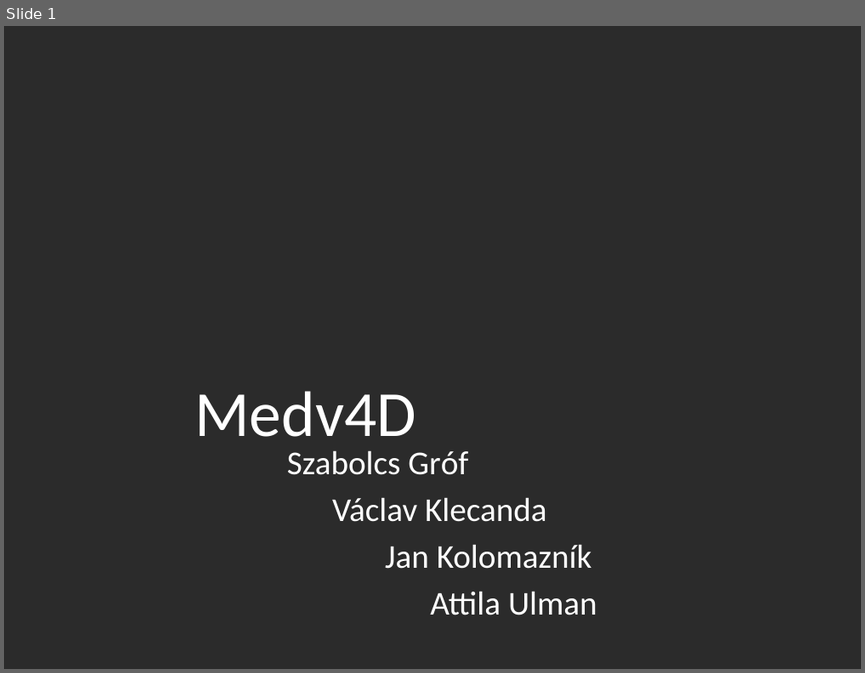
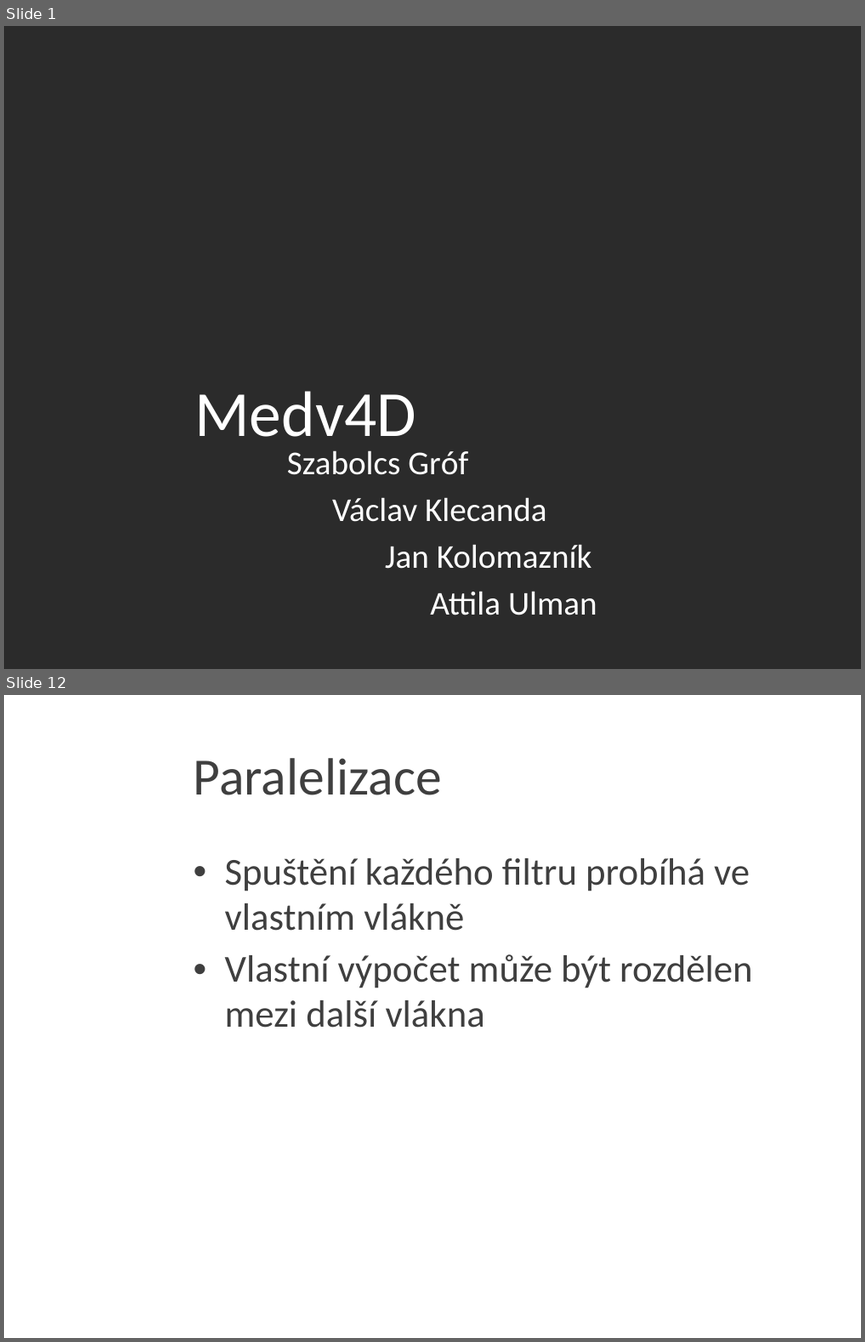
Before and after one commit to JanKolomaznik/MedV4D, a slide deck: doc/Presentation/Medv4D.pptx. Shown one above the other, each under a label of ours: slide 1 before the commit, slides 1 and 12 after it; the slides between them are not shown. The pictures are 865x673 and 865x1342 pixels, drawn with LibreOffice and Linux fonts; fonts in the diff are those of the drawing; background and template pictures are left out; a plain dark background stands for a picture behind light text. Boxes give left, top, right and bottom in pixels: in the first picture for what was removed or moved away, otherwise in the second. Text is boxed around its words. In the diff, an @@ line names an element or a change of style, - is before the commit and + after.

```diff
--- a/doc/Presentation/Medv4D.pptx
+++ b/doc/Presentation/Medv4D.pptx
@@ slide 12 added at (4,695,861,1338), background picture (left out) @@
@@ title added at (194,758,442,795), 44 pt, text #3F3F3F @@
+Paralelizace
@@ text added at (225,858,753,1027), 32 pt, text #3F3F3F @@
+• Spuštění každého filtru probíhá ve vlastním vlákně
+• Vlastní výpočet může být rozdělen mezi další vlákna
```
Also in this commit, not shown: 1 slide changed, 13 other slides added, 2 slides removed.
